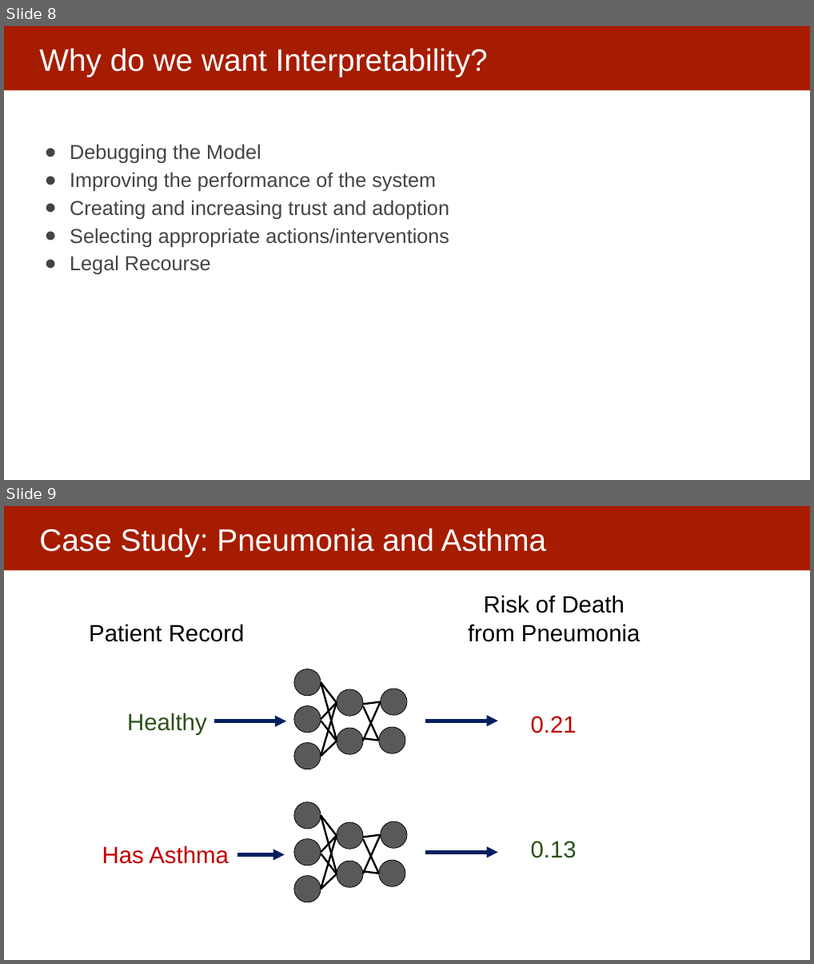
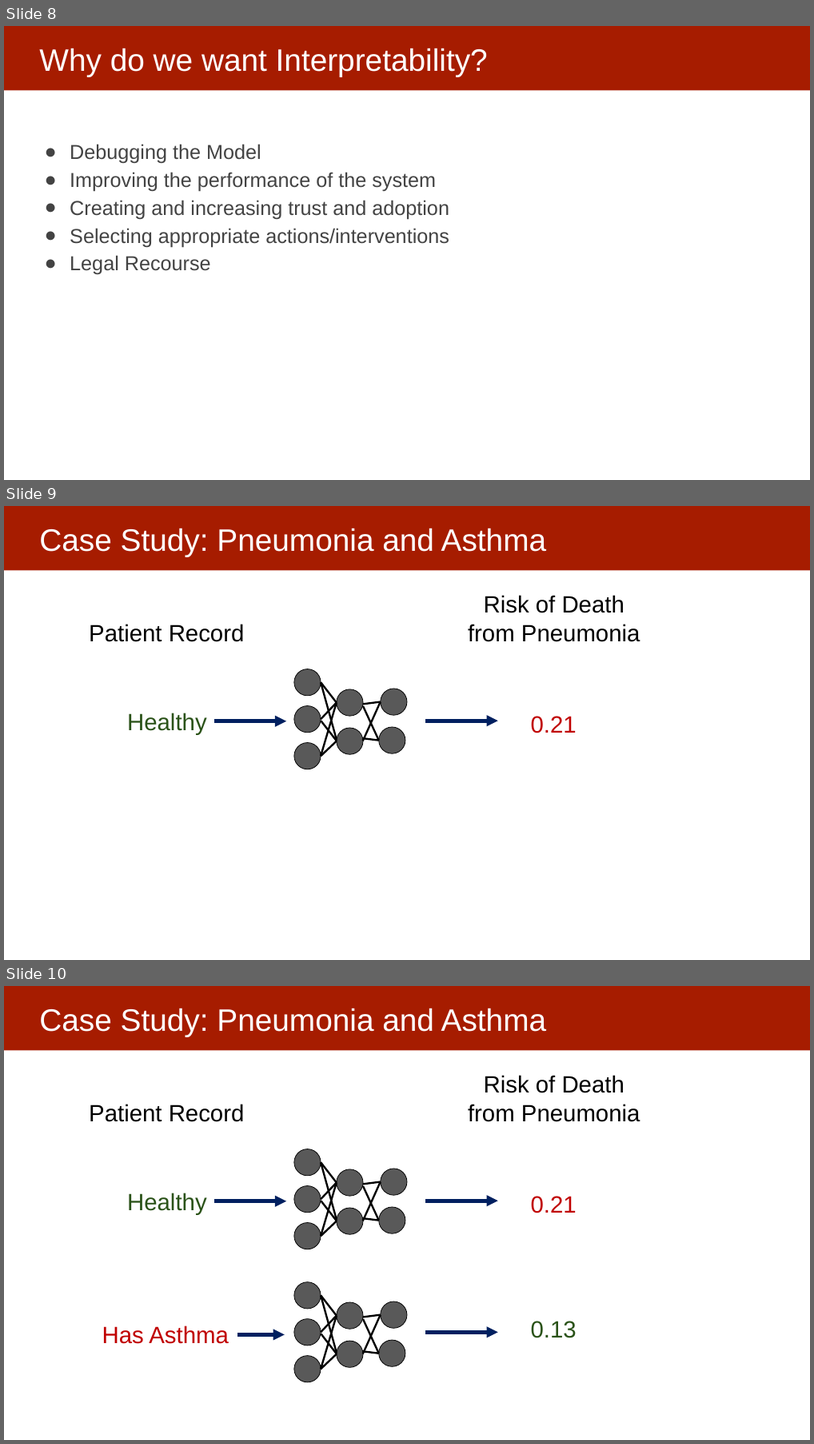
Before and after one commit to dssg/MLinPractice, a slide deck: Lectures/Lecture13-InterpretabilityOverview.pptx. Shown one above the other, each under a label of ours: slides 8 and 9 before the commit, slides 8, 9 and 10 after it. The pictures are 814x964 and 814x1444 pixels, drawn with LibreOffice and Linux fonts; fonts in the diff are those of the drawing. Boxes give left, top, right and bottom in pixels: in the first picture for what was removed or moved away, otherwise in the second. Text is boxed around its words. In the diff, an @@ line names an element or a change of style, - is before the commit and + after.

Commit message:
explainability overview slides

```diff
--- a/Lectures/Lecture13-InterpretabilityOverview.pptx
+++ b/Lectures/Lecture13-InterpretabilityOverview.pptx
@@ slide 9 added at box(4, 506, 810, 960), background #FFFFFF; not listed: 1 template element that a slide beside it also shows @@
@@ title added at box(39, 528, 547, 556), 37 pt, text #FFFFFF @@
+Case Study: Pneumonia and Asthma
@@ text added at box(468, 595, 641, 642), 28 pt, text #000000 @@
+Risk of Death
+from Pneumonia
@@ text added at box(89, 624, 245, 642), 28 pt, text #000000 @@
+Patient Record
@@ text added at box(127, 712, 207, 735), 28 pt, text #2A5218 @@
+Healthy
@@ arrow added from (214, 720) to (286, 720), #002060 4.5 pt @@
@@ arrow added from (426, 720) to (498, 720), #002060 4.5 pt @@
@@ text added at box(531, 716, 577, 733), 28 pt, text #C00000 @@
+0.21
@@ group added at box(294, 668, 407, 769): 10 lines, 7 ellipses @@
@@ what was slide 9 is now slide 10 @@
```
